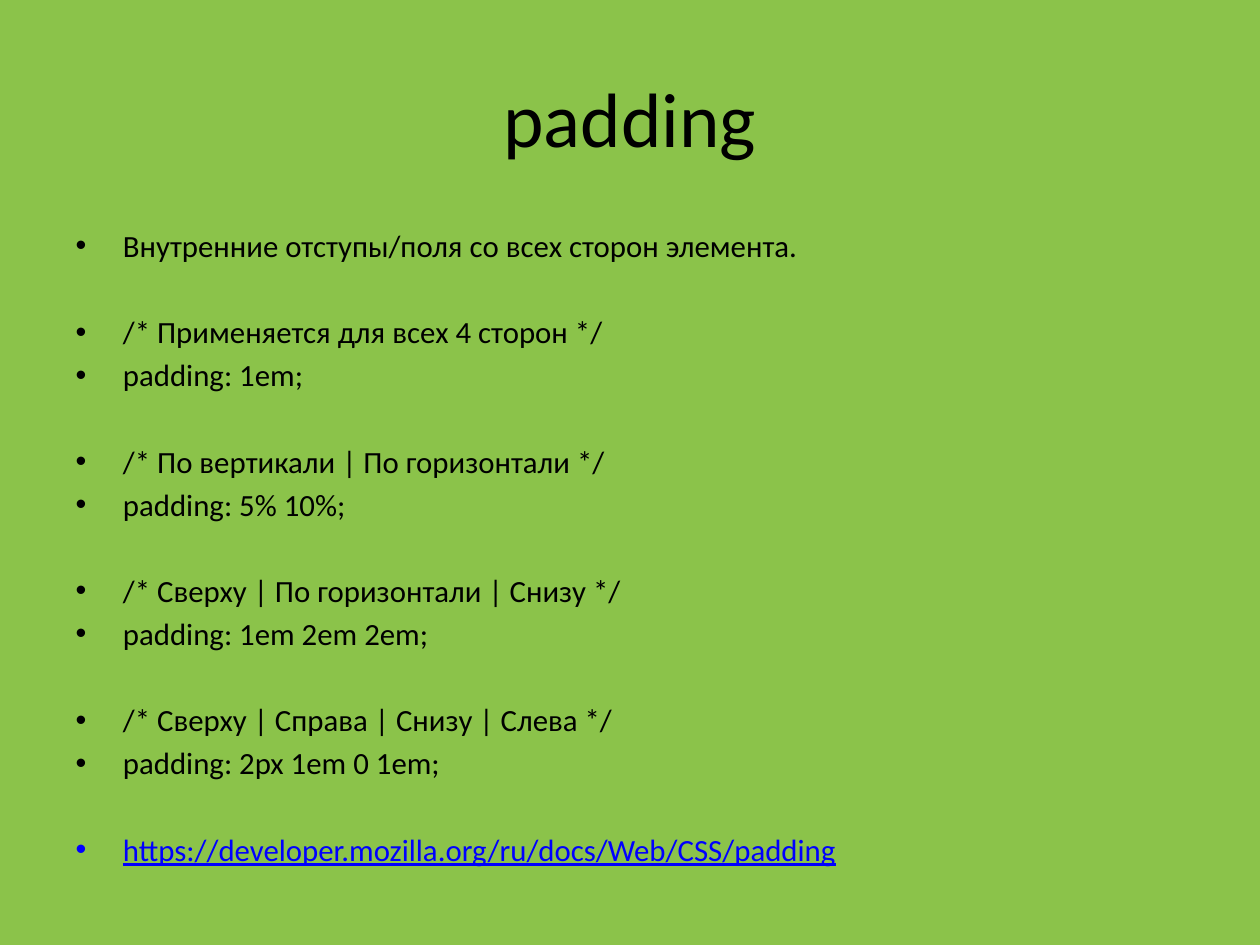
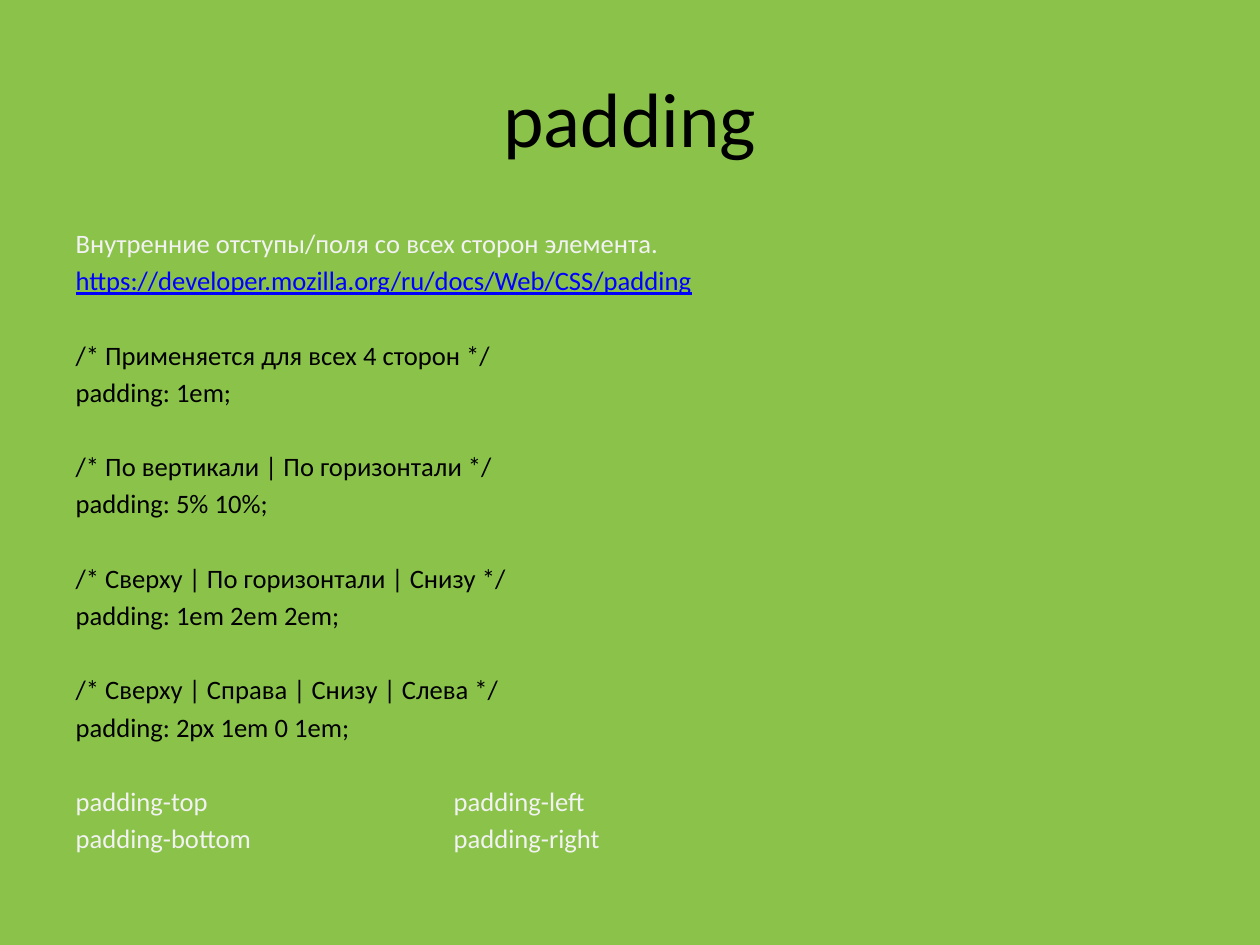
Before and after one commit to fedyashev/course-frontend-group-2, a slide deck: slide 23 of 00-presentation/Frontend 102.pptx. Drawn at 1260x945 pixels with LibreOffice and Linux fonts; fonts in the diff are those of the drawing. Boxes give left, top, right and bottom in pixels: in the first picture for what was removed or moved away, otherwise in the second. Text is boxed around its words. In the diff, an @@ line names an element or a change of style, - is before the commit and + after.

```diff
--- a/00-presentation/Frontend 102.pptx
+++ b/00-presentation/Frontend 102.pptx
@@ text at [76, 234, 658, 742]: size 17.6 to 15.2 pt in "Внутренние отступы/поля со всех сторон элемента.", "/* Применяется для всех 4 сторон */", "padding: 1em;", "/* По вертикали | По горизонтали */" and 5 more places; text colour #000000 to #F2F2F2 in "Внутренние отступы/поля со всех сторон элемента."; bullet • to none @@
@@ text at [76, 271, 691, 295]: paragraph added @@
+https://developer.mozilla.org/ru/docs/Web/CSS/padding
@@ text at [76, 792, 600, 853]: text changed; size 17.6 to 15.2 pt; text colour #0000FF to #F2F2F2 @@
-• https://developer.mozilla.org/ru/docs/Web/CSS/padding
+padding-top padding-left
+padding-bottom padding-right
```
Also in this commit, not shown: 5 other slides changed, 8 slides added, 13 other files.
